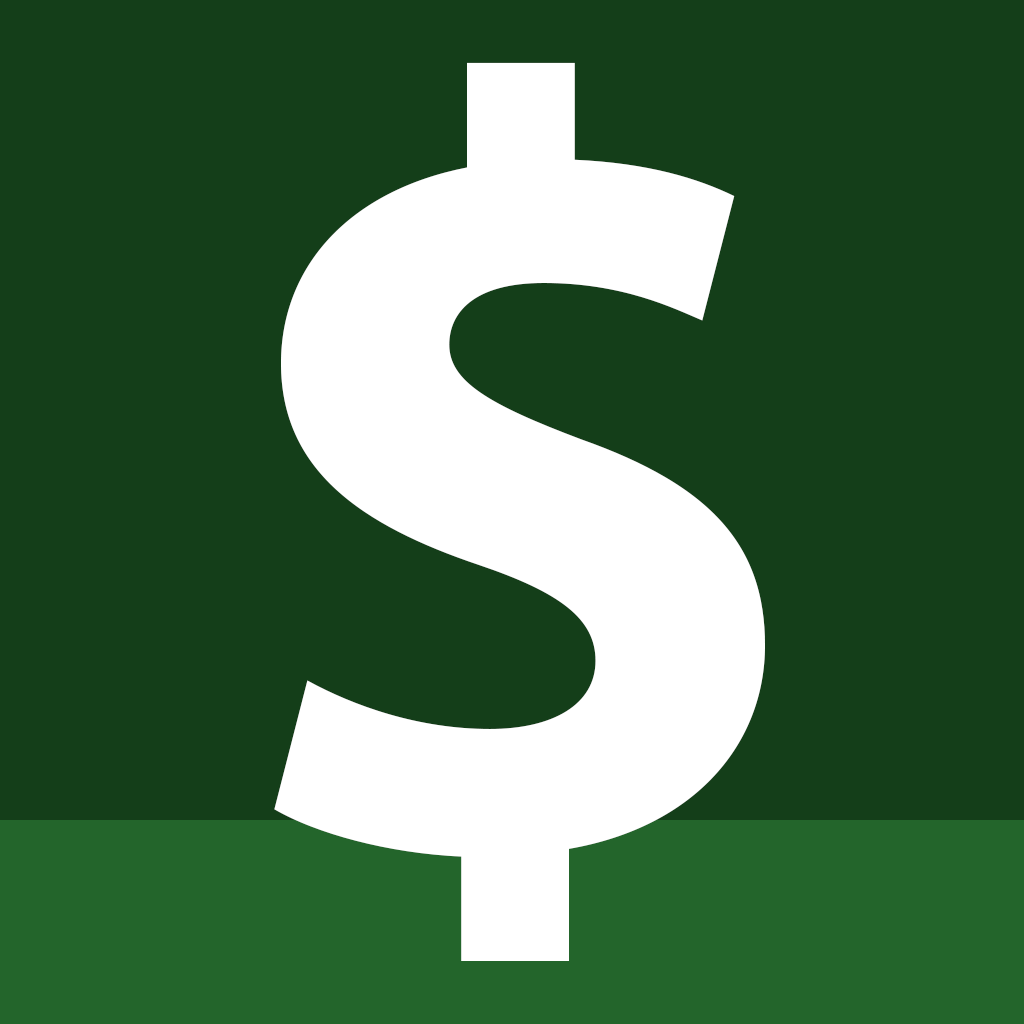
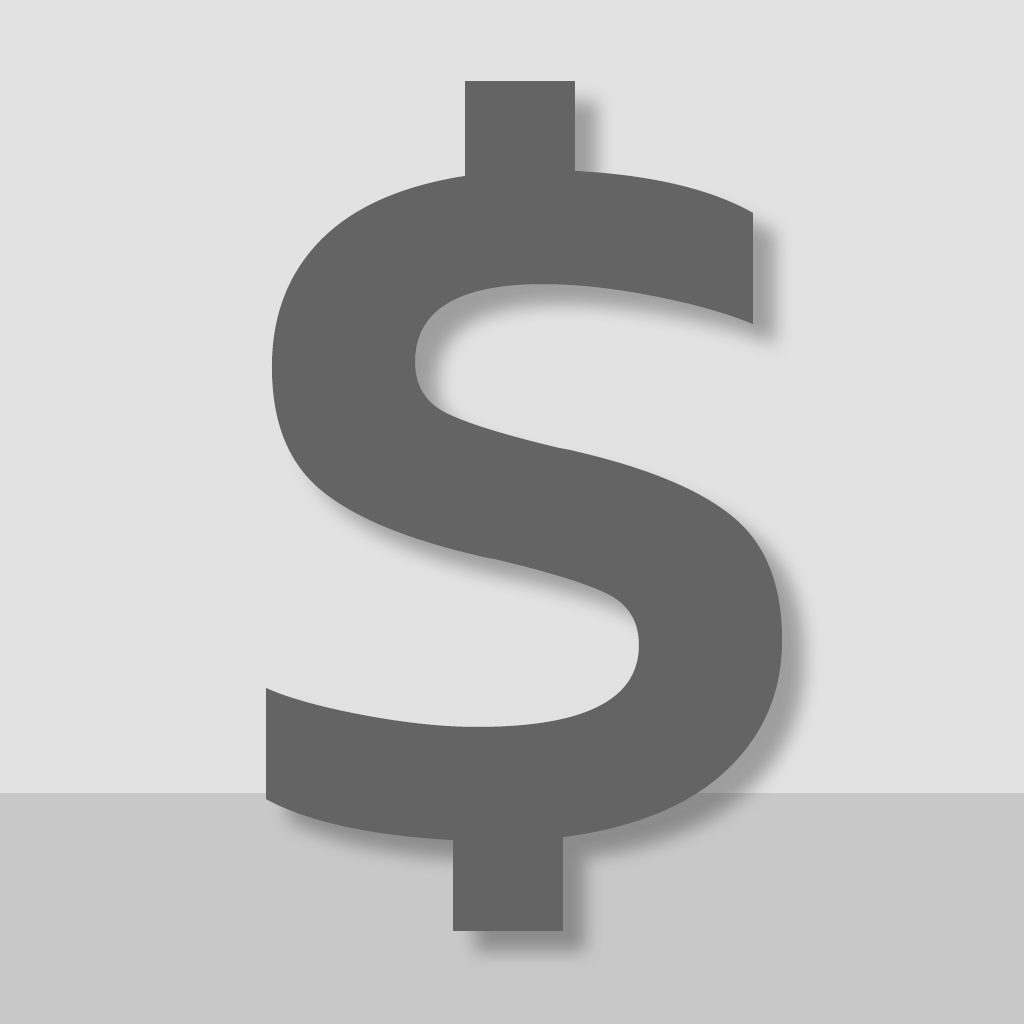
The second 1024×1024 image is a revision of the first. Changes to its layers:
renamed "Layer 1" to "$", moved it above "Rectangle 1", painted on it over 0, 0, 1024, 1024
removed layer "Background" over 0, 0, 1024, 1024
added layer "Rectangle 1" above "Layer 1" over 0, 793, 1024, 1024
renamed "$" to "Layer 1", painted on it over 0, 0, 1024, 1024
removed layer "Layer 2" over 0, 820, 1024, 1024
